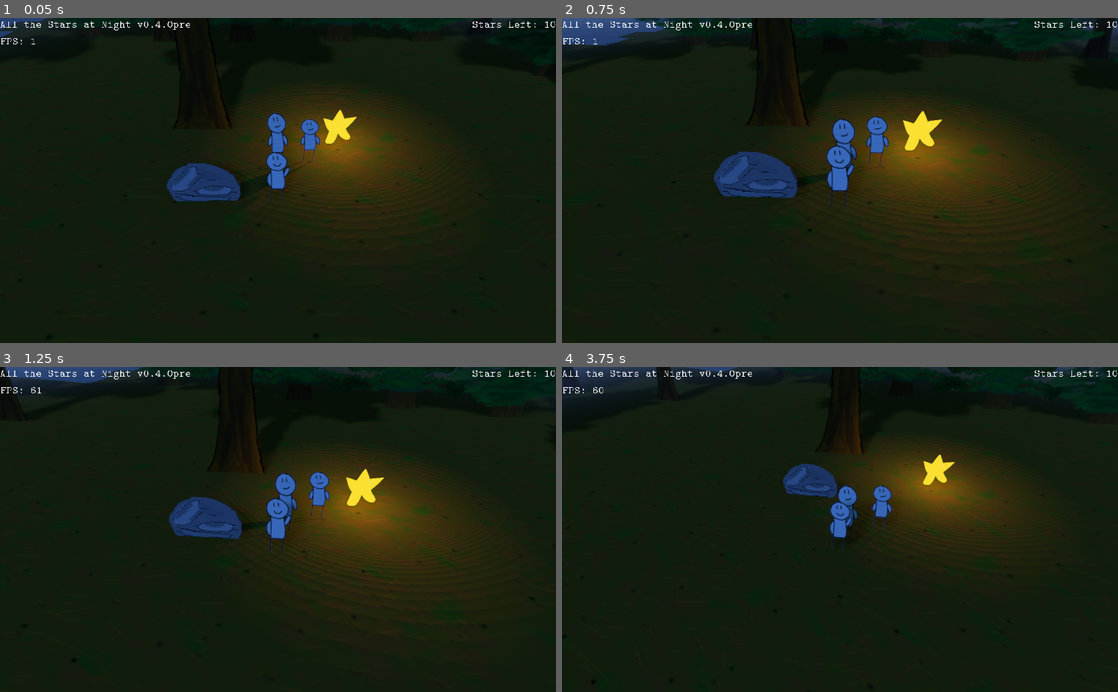
Above: before the commit, frames 1-4 (two rows, left to right).
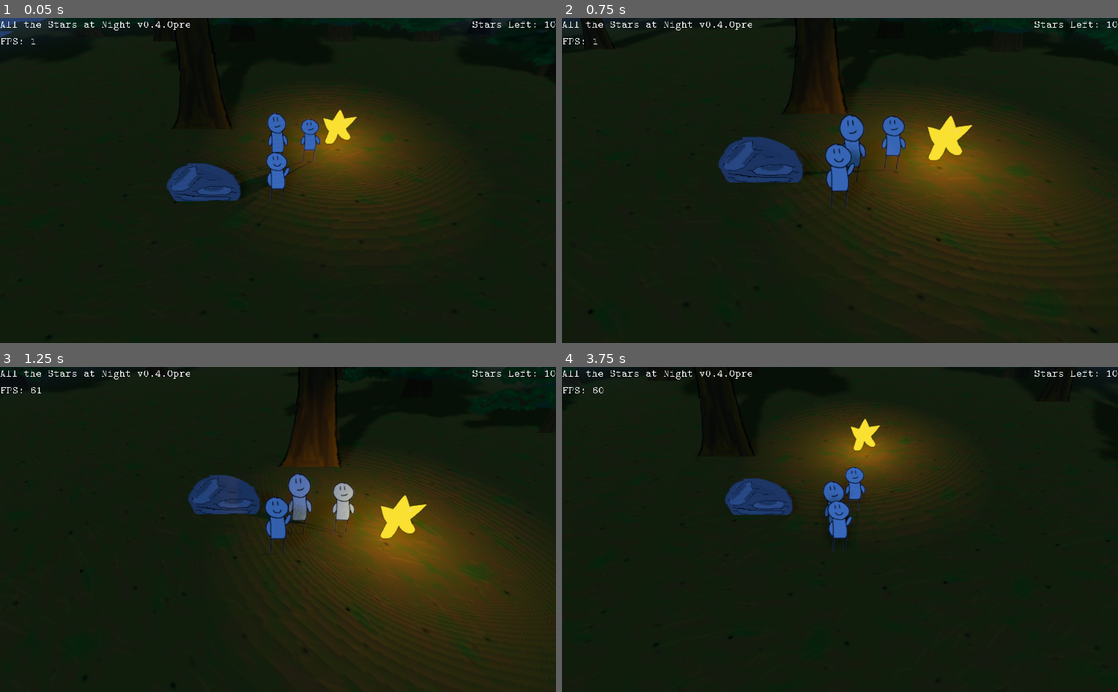
Above: after the commit, the same moments.

Repository: Schoperation/AllTheStarsAtNight
Game: Godot game, scene res://world/World.tscn
The game is run twice, just before and just after one commit, with the same random seed, the same clock (stepped at 60 frames per second) and the same inputs.
Inputs (mouse positions are in pixels of both pictures, inside the frame that each line leads up to):
- Up to frame 1 (0.05 s): no input
- Up to frame 2 (0.75 s): move the mouse to (667, 34) at 0.52 s; hold E (rotate_right) from 0.53 s (still down); tap Mouse wheel up (zoom_in) at 0.6 s; click (667, 34) at 0.67 s
- Up to frame 3 (1.25 s): keep holding E (rotate_right); tap Mouse wheel down (zoom_out) at 0.8 s
- Up to frame 4 (3.75 s): move the mouse to (1045, 380) at 1.27 s; release E (rotate_right) at 1.28 s; hold S (move_down) 1.28-2.03 s; tap Mouse wheel down (zoom_out) at 1.35, 2.3, 2.85 s; click (1045, 380) at 1.42 s; tap Mouse wheel up (zoom_in) at 1.55, 2.1, 3.05, 3.6 s; move the mouse to (895, 458) at 2.02 s; hold E (rotate_right) 2.03-2.78 s; move the mouse to (812, 594) at 2.77 s; hold W (move_up) 2.78-3.53 s; click (812, 594) at 2.92 s; move the mouse to (1006, 578) at 3.52 s; hold Q (rotate_left) from 3.53 s (still down)

Frame 1 is identical in both runs. In frame 2, 9.0% of the frame differs, in the area x 0-100%, y 0-91%; in frame 3, 15%, in the area x 0-100%, y 0-100%; in frame 4, 13%.

Commit message:
Smoothed out zoom

Diff:
--- a/ui/Zoom.gd
+++ b/ui/Zoom.gd
@@ -5,8 +5,6 @@
 
 Also for changing the skybox color
 """
-
-signal onAngleChanged(angle)
 
 # Keep track of where we are
 var t = 1 # zoom
@@ -28,22 +26,38 @@
 		if t > 2.0:
 			t = 2.0
 		changeCameraPos()
+
+# For smoother rotation
+func _process(delta):
+	# To "snap" back from rotated view
+	if r > 0 and not Input.is_action_pressed("rotate_right"):
+		r -= 0.5 * (1 - r/10.5)
+		changeCameraPos()
+	elif r < 0 and not Input.is_action_pressed("rotate_left"):
+		r += 0.5 * (1 + r/10.5)
+		changeCameraPos()
+	# Actual rotation
 	elif Input.is_action_pressed("rotate_left"):
-		r -= 1
+		r -= 0.5 * (1 + r/10.5) # Slow down as we approach limit
 		if r < -10:
 			r = -10
 		changeCameraPos()
 	elif Input.is_action_pressed("rotate_right"):
-		r += 1
+		r += 0.5 * (1 - r/10.5)
 		if r > 10:
 			r = 10
+		changeCameraPos()
+
+	# Deadzone
+	if r > -0.3 and r < 0.3:
+		r = 0
 		changeCameraPos()
 
 func changeCameraPos():
 	# Follow a parabola
 	var parabolaZ = 0.5 * (t + 1.5)
 	var parabolaY = 0.5 * t * t + 0.25
-	self.transform.origin.z = defaultPos.z * parabolaZ + 1
+	self.transform.origin.z = defaultPos.z * parabolaZ - abs(0.5 * r) + 1
 	self.transform.origin.y = defaultPos.y * parabolaY
 	self.transform.origin.x = r
 
@@ -56,7 +70,7 @@
 	changeAngles()
 
 func changeAngles():
-	var angle = sin(self.transform.origin.x / self.global_transform.origin.distance_to(get_parent().transform.origin))
+	var angle = atan(self.transform.origin.x / abs(self.global_transform.origin.z - get_parent().transform.origin.z))
 
 	# Player
 	get_parent().get_node("AnimatedSprite3D").rotation = Vector3(get_parent().get_node("AnimatedSprite3D").rotation.x, angle, 0)
